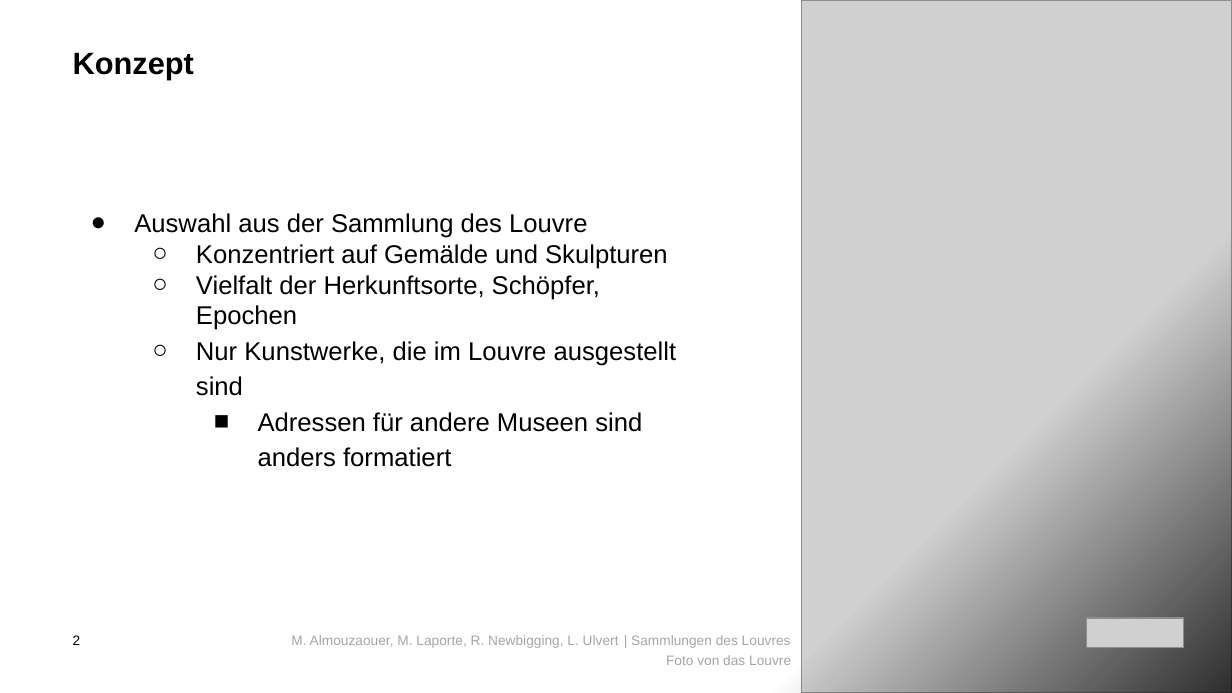
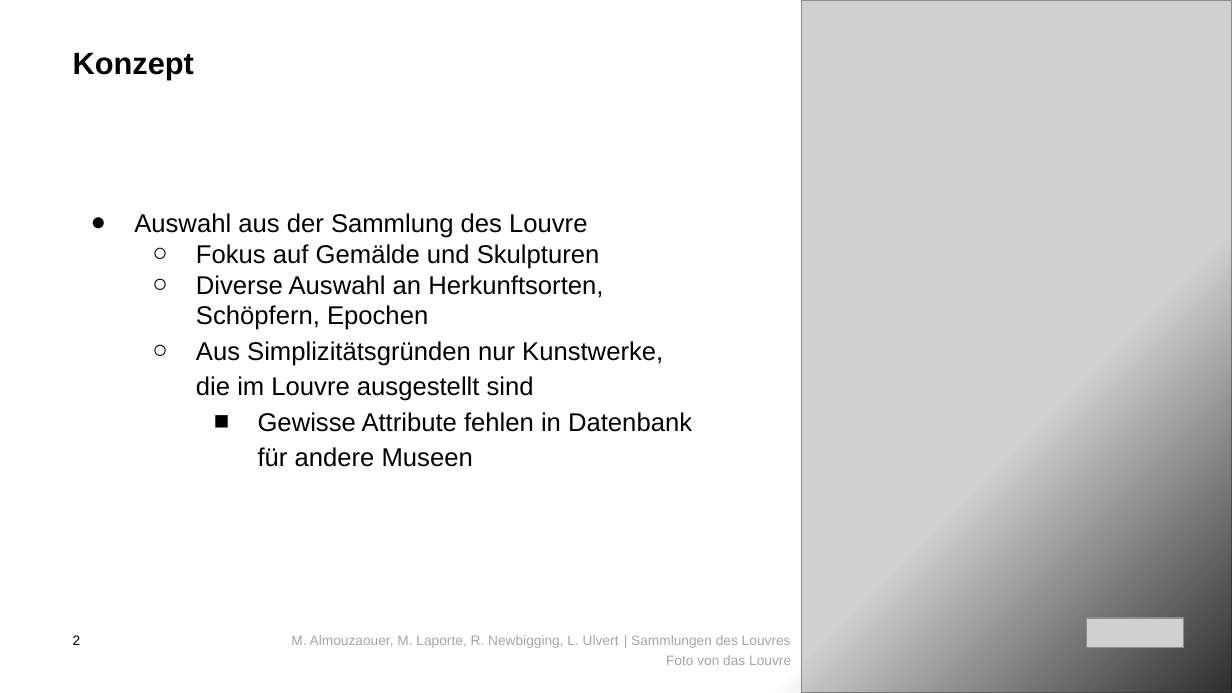
Before and after one commit to Mo123D/Louvre, a slide deck: slide 2 of Pitch_G6_Louvre.pptx. Drawn at 1232x693 pixels with LibreOffice and Linux fonts; fonts in the diff are those of the drawing; grey boxes stand for pictures; background and template pictures are left out. Boxes give left, top, right and bottom in pixels: in the first picture for what was removed or moved away, otherwise in the second. Text is boxed around its words. In the diff, an @@ line names an element or a change of style, - is before the commit and + after.

```diff
--- a/Pitch_G6_Louvre.pptx
+++ b/Pitch_G6_Louvre.pptx
@@ text at bbox=[196, 244, 692, 467]: text changed @@
-  ○ Konzentriert auf Gemälde und Skulpturen
-  ○ Vielfalt der Herkunftsorte, Schöpfer, Epochen
-  ○ Nur Kunstwerke, die im Louvre ausgestellt sind
-    ■ Adressen für andere Museen sind anders formatiert
+  ○ Fokus auf Gemälde und Skulpturen
+  ○ Diverse Auswahl an Herkunftsorten, Schöpfern, Epochen
+  ○ Aus Simplizitätsgründen nur Kunstwerke, die im Louvre ausgestellt sind
+    ■ Gewisse Attribute fehlen in Datenbank für andere Museen
```
Also in this commit, not shown: 1 other slide changed, 2 slides added.
